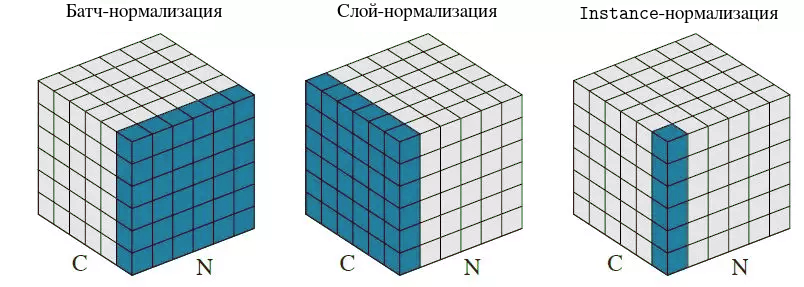
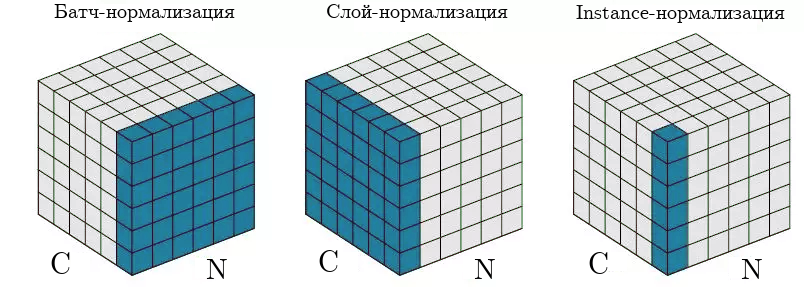
Comparing the layer stacks of the two (804, 287) images. Changes:
painted on "Instance-нормализация" over left=576, top=5, right=785, bottom=23
painted on "Слой-нормализация" over left=327, top=3, right=508, bottom=22
painted on "Батч-нормализация" over left=54, top=4, right=235, bottom=22
added layer "N #2" above "N #1" over left=741, top=259, right=762, bottom=279
added layer "N #1" above "N" over left=474, top=259, right=495, bottom=279
added layer "N" above "C #2" over left=206, top=259, right=227, bottom=279
added layer "C #2" above "C #1" over left=589, top=252, right=608, bottom=274
added layer "C #1" above "C" over left=319, top=250, right=338, bottom=272
added layer "C" above "norm.png" over left=51, top=252, right=70, bottom=274
painted on "norm.png" over left=71, top=252, right=753, bottom=279
